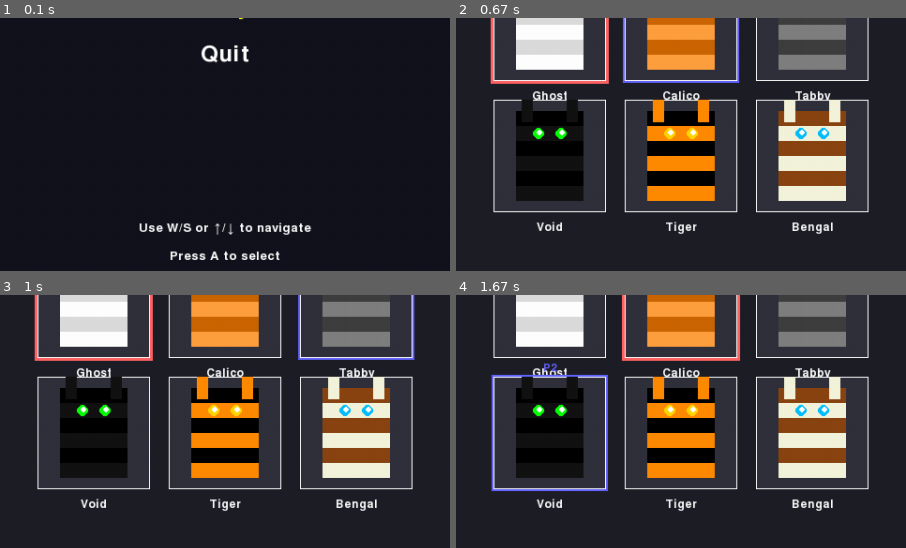
Above: before the commit, frames 1-4 (two rows, left to right).
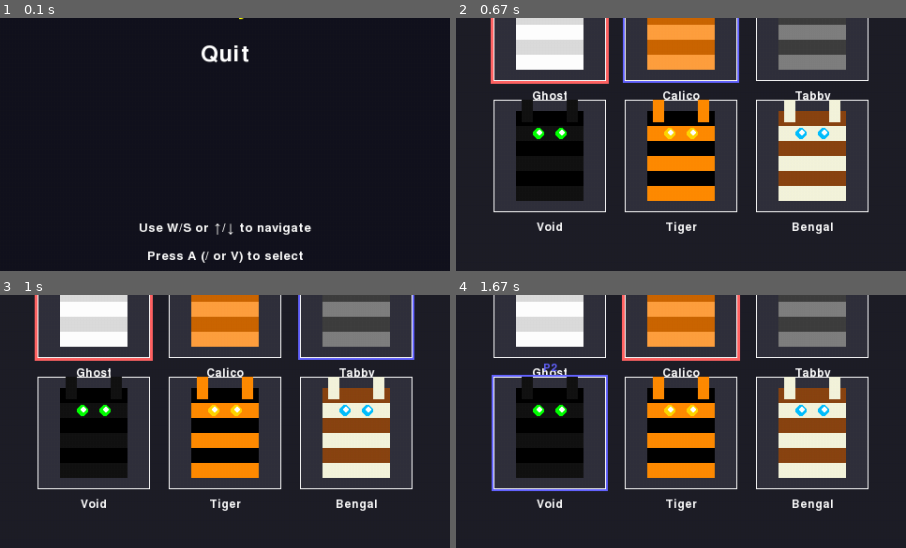
Above: after the commit, the same moments.

Repository: avidrucker/pycats
Game: pygame game, started from pycats/game.py
The game is run twice, just before and just after one commit, with the same random seed, the same clock (stepped at 60 frames per second) and the same inputs.
Inputs:
- Up to frame 1 (0.1 s): no input
- Up to frame 2 (0.67 s): tap V at 0.33 s
- Up to frame 3 (1 s): hold Right from 0.67 s (still down)
- Up to frame 4 (1.67 s): release Right at 1.13 s; hold Up 1.17-1.47 s; hold W 1.17-1.47 s; hold Right from 1.5 s (still down); hold D from 1.5 s (still down); tap V at 1.65 s
The pictures show only the part of the screen within x 25-75%, y 38-88%; the shares and areas given below are measured in that part.

The runs differ from the first frame. In frame 1, 0.8% of the frame differs, in the area x 32-68%, y 92-97%; in frame 2, nothing differs; in frame 3, nothing differs; in frame 4, nothing differs.

Commit message:
fix clarify A button keys on main menu

Diff:
--- a/pycats/main_menu.py
+++ b/pycats/main_menu.py
@@ -139,7 +139,7 @@
         # Instructions - use mixed rendering for the arrow symbols
         instructions = [
             "Use W/S or ↑/↓ to navigate",
-            "Press A to select"
+            "Press A (/ or V) to select"
         ]
 
         instruction_start_y = SCREEN_HEIGHT - len(instructions) * 30 - MAIN_MENU_PADDING
